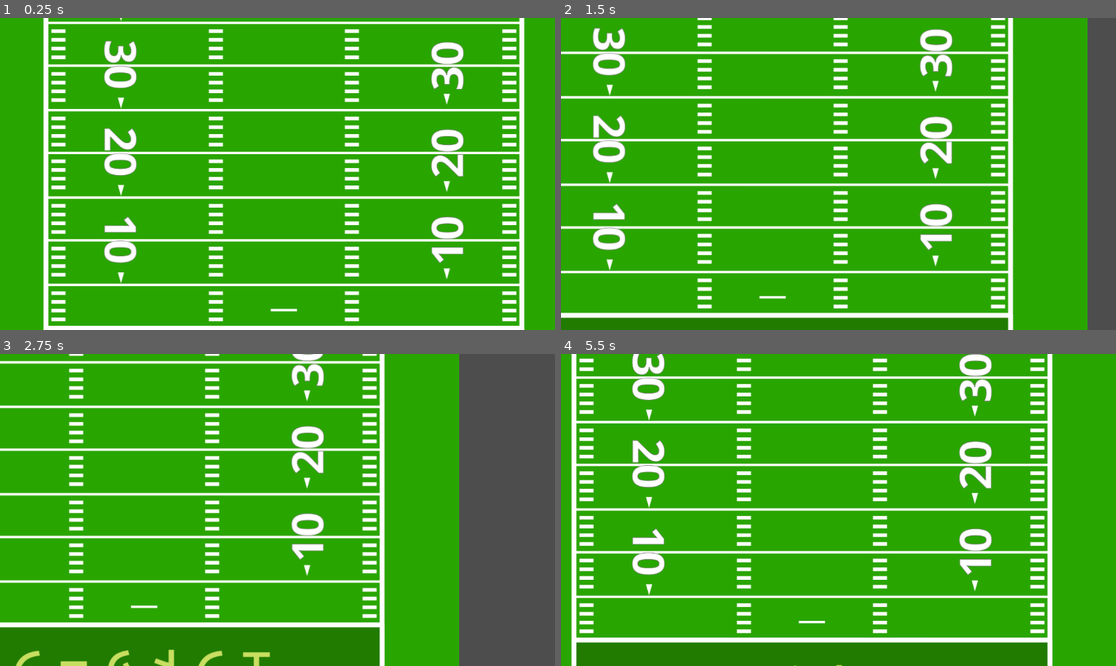
Above: before the commit, frames 1-4 (two rows, left to right).
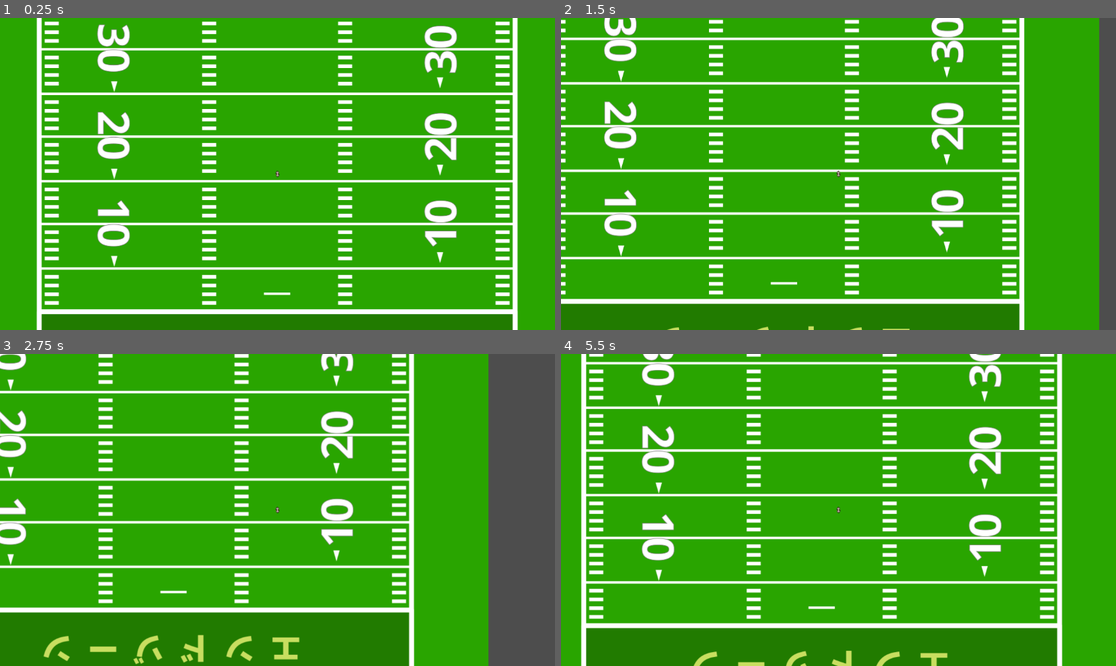
Above: after the commit, the same moments.

Repository: ajn14d/football-game-godot
Game: Godot game, scene res://game_scene.tscn
The game is run twice, just before and just after one commit, with the same random seed, the same clock (stepped at 60 frames per second) and the same inputs.
Inputs:
- Up to frame 1 (0.25 s): no input
- Up to frame 2 (1.5 s): tap Enter at 0.5 s; hold D (move_right) 0.53-1.28 s; hold Shift (sprint) 0.53-1.28 s; hold S (move_down) from 1.28 s (still down); tap Shift (sprint) at 1.35 s
- Up to frame 3 (2.75 s): release S (move_down) at 2.03 s; hold D (move_right) from 2.03 s (still down); hold Shift (sprint) from 2.03 s (still down)
- Up to frame 4 (5.5 s): release D (move_right) at 2.78 s; release Shift (sprint) at 2.78 s; hold W (move_up) 2.78-3.53 s; tap Shift (sprint) at 2.85, 4.35 s; hold Shift (sprint) 3.53-4.28 s; hold A (move_left) 3.53-5.03 s; hold S (move_down) from 5.03 s (still down); hold Shift (sprint) from 5.03 s (still down)

The runs differ from the first frame. In frame 1, 28% of the frame differs, in the area x 6-95%, y 0-100%; in frame 2, 30%; in frame 3, 31%, in the area x 0-88%, y 0-100%; in frame 4, 30%.

Commit message:
Lineman on both sides and Football added
added offensive and defensive lineman with basic block and pursue function. Added football that snaps to QB and attaches to QB

Diff:
--- /dev/null
+++ b/LeftDefensiveTackle.tscn
@@ -0,0 +1,34 @@
+[gd_scene load_steps=4 format=3 uid="uid://14mxj3qrlha2"]
+
+[ext_resource type="Script" path="res://left_defensive_tackle.gd" id="1_gy63w"]
+
+[sub_resource type="CapsuleShape2D" id="CapsuleShape2D_1qlis"]
+radius = 6.0
+
+[sub_resource type="CapsuleShape2D" id="CapsuleShape2D_r2jo6"]
+radius = 8.0
+height = 36.0
+
+[node name="LeftDefensiveTackle" type="RigidBody2D" groups=["DT"]]
+collision_layer = 16
+collision_mask = 257
+gravity_scale = 0.0
+lock_rotation = true
+script = ExtResource("1_gy63w")
+
+[node name="CollisionShape2D" type="CollisionShape2D" parent="." groups=["DT"]]
+modulate = Color(0.424816, 0.459876, 1, 1)
+rotation = 1.5708
+shape = SubResource("CapsuleShape2D_1qlis")
+
+[node name="DetectionArea" type="Area2D" parent="." groups=["DT"]]
+collision_layer = 16
+collision_mask = 257
+
+[node name="CollisionShape2D" type="CollisionShape2D" parent="DetectionArea" groups=["DT"]]
+modulate = Color(1, 1, 1, 0.305882)
+rotation = 1.5708
+shape = SubResource("CapsuleShape2D_r2jo6")
+
+[connection signal="body_entered" from="DetectionArea" to="." method="_on_detection_area_body_entered"]
+[connection signal="body_exited" from="DetectionArea" to="." method="_on_detection_area_body_exited"]
--- /dev/null
+++ b/LeftOffensiveGuard.tscn
@@ -0,0 +1,34 @@
+[gd_scene load_steps=4 format=3 uid="uid://qs64brtbrrnn"]
+
+[ext_resource type="Script" path="res://left_offensive_guard.gd" id="1_lamlj"]
+
+[sub_resource type="CapsuleShape2D" id="CapsuleShape2D_1qlis"]
+radius = 6.0
+
+[sub_resource type="CapsuleShape2D" id="CapsuleShape2D_84mx2"]
+radius = 8.0
+height = 36.0
+
+[node name="LeftOffensiveGuard" type="RigidBody2D" groups=["OG"]]
+collision_layer = 256
+collision_mask = 16
+gravity_scale = 0.0
+lock_rotation = true
+script = ExtResource("1_lamlj")
+
+[node name="CollisionShape2D" type="CollisionShape2D" parent="." groups=["OG"]]
+modulate = Color(0.424816, 0.459876, 1, 1)
+rotation = 1.5708
+shape = SubResource("CapsuleShape2D_1qlis")
+
+[node name="DetectionArea" type="Area2D" parent="." groups=["OG"]]
+collision_layer = 256
+collision_mask = 16
+
+[node name="CollisionShape2D" type="CollisionShape2D" parent="DetectionArea" groups=["OG"]]
+modulate = Color(1, 1, 1, 0.305882)
+rotation = 1.5708
+shape = SubResource("CapsuleShape2D_84mx2")
+
+[connection signal="body_entered" from="DetectionArea" to="." method="_on_detection_area_body_entered"]
+[connection signal="body_exited" from="DetectionArea" to="." method="_on_detection_area_body_exited"]
--- /dev/null
+++ b/RightDefensiveTackle.tscn
@@ -0,0 +1,34 @@
+[gd_scene load_steps=4 format=3 uid="uid://d3di2a3a5tct5"]
+
+[ext_resource type="Script" path="res://right_defensive_tackle.gd" id="1_re4kc"]
+
+[sub_resource type="CapsuleShape2D" id="CapsuleShape2D_1qlis"]
+radius = 6.0
+
+[sub_resource type="CapsuleShape2D" id="CapsuleShape2D_r2jo6"]
+radius = 8.0
+height = 36.0
+
+[node name="RightDefensiveTackle" type="RigidBody2D" groups=["DT"]]
+collision_layer = 16
+collision_mask = 257
+gravity_scale = 0.0
+lock_rotation = true
+script = ExtResource("1_re4kc")
+
+[node name="CollisionShape2D" type="CollisionShape2D" parent="." groups=["DT"]]
+modulate = Color(0.424816, 0.459876, 1, 1)
+rotation = 1.5708
+shape = SubResource("CapsuleShape2D_1qlis")
+
+[node name="DetectionArea" type="Area2D" parent="." groups=["DT"]]
+collision_layer = 16
+collision_mask = 257
+
+[node name="CollisionShape2D" type="CollisionShape2D" parent="DetectionArea" groups=["DT"]]
+modulate = Color(1, 1, 1, 0.305882)
+rotation = 1.5708
+shape = SubResource("CapsuleShape2D_r2jo6")
+
+[connection signal="body_entered" from="DetectionArea" to="." method="_on_detection_area_body_entered"]
+[connection signal="body_exited" from="DetectionArea" to="." method="_on_detection_area_body_exited"]
--- /dev/null
+++ b/RightOffensiveGuard.tscn
@@ -0,0 +1,34 @@
+[gd_scene load_steps=4 format=3 uid="uid://fxc5vr6kjebj"]
+
+[ext_resource type="Script" path="res://right_offensive_guard.gd" id="1_0hs7i"]
+
+[sub_resource type="CapsuleShape2D" id="CapsuleShape2D_1qlis"]
+radius = 6.0
+
+[sub_resource type="CapsuleShape2D" id="CapsuleShape2D_84mx2"]
+radius = 8.0
+height = 36.0
+
+[node name="RightOffensiveGuard" type="RigidBody2D" groups=["OG"]]
+collision_layer = 256
+collision_mask = 16
+gravity_scale = 0.0
+lock_rotation = true
+script = ExtResource("1_0hs7i")
+
+[node name="CollisionShape2D" type="CollisionShape2D" parent="." groups=["OG"]]
+modulate = Color(0.424816, 0.459876, 1, 1)
+rotation = 1.5708
+shape = SubResource("CapsuleShape2D_1qlis")
+
+[node name="DetectionArea" type="Area2D" parent="." groups=["OG"]]
+collision_layer = 256
+collision_mask = 16
+
+[node name="CollisionShape2D" type="CollisionShape2D" parent="DetectionArea" groups=["OG"]]
+modulate = Color(1, 1, 1, 0.305882)
+rotation = 1.5708
+shape = SubResource("CapsuleShape2D_84mx2")
+
+[connection signal="body_entered" from="DetectionArea" to="." method="_on_detection_area_body_entered"]
+[connection signal="body_exited" from="DetectionArea" to="." method="_on_detection_area_body_exited"]
--- /dev/null
+++ b/football.gd
@@ -0,0 +1,27 @@
+extends RigidBody2D
+
+@export var speed: float = 400  # Speed at which the football moves downward
+var is_attached: bool = false  # Indicates if the football is attached to the QB
+@onready var quarterback = get_node("/root/GameScene/Players/Quarterback")
+@export var offset: Vector2 = Vector2(7, 0)  # Offset for the football (to the right of the QB)
+
+func _ready() -> void:
+	# Set the initial velocity to move straight down
+	linear_velocity = Vector2(0, speed)
+
+func _process(delta: float) -> void:
+	# If attached to the QB, update the position of the football to match the QB with the offset
+	if is_attached and quarterback:
+		# Set the football's position relative to the QB's global position
+		# Apply QB's rotation to the offset
+		var rotated_offset = offset.rotated(quarterback.rotation)
+
+		# Set the football's position based on QB's position and the rotated offset
+		position = quarterback.global_position + rotated_offset
+
+func _on_detection_area_body_entered(body: Node2D) -> void:
+	if body.is_in_group("QB"):
+		print("Football attached to QB")
+		is_attached = true  # Set the attachment flag
+		quarterback = body  # Reference the QB node
+		linear_velocity = Vector2.ZERO  # Stop the ball's movement
--- /dev/null
+++ b/football.tscn
@@ -0,0 +1,35 @@
+[gd_scene load_steps=5 format=3 uid="uid://bijo5ficuekdb"]
+
+[ext_resource type="Texture2D" uid="uid://e32ska1fbbkn" path="res://art/football.png" id="1_d1ynf"]
+[ext_resource type="Script" path="res://football.gd" id="1_i3dig"]
+
+[sub_resource type="CapsuleShape2D" id="CapsuleShape2D_q87yi"]
+radius = 3.0
+height = 12.0
+
+[sub_resource type="CapsuleShape2D" id="CapsuleShape2D_t6k8y"]
+radius = 5.0
+height = 16.0
+
+[node name="Football" type="RigidBody2D" groups=["football"]]
+collision_layer = 32768
+script = ExtResource("1_i3dig")
+
+[node name="CollisionShape2D" type="CollisionShape2D" parent="."]
+shape = SubResource("CapsuleShape2D_q87yi")
+
+[node name="Sprite2D" type="Sprite2D" parent="."]
+position = Vector2(-9.53674e-07, -4.76837e-07)
+rotation = 1.5708
+scale = Vector2(0.388889, 0.4375)
+texture = ExtResource("1_d1ynf")
+
+[node name="DetectionArea" type="Area2D" parent="."]
+
+[node name="CollisionShape2D" type="CollisionShape2D" parent="DetectionArea"]
+modulate = Color(1, 1, 1, 0.231373)
+shape = SubResource("CapsuleShape2D_t6k8y")
+
+[node name="Camera2D" type="Camera2D" parent="."]
+
+[connection signal="body_entered" from="DetectionArea" to="." method="_on_detection_area_body_entered"]
--- a/game_scene.tscn
+++ b/game_scene.tscn
@@ -1,7 +1,12 @@
-[gd_scene load_steps=3 format=3 uid="uid://1iu8uo0ds55w"]
+[gd_scene load_steps=8 format=3 uid="uid://1iu8uo0ds55w"]
 
 [ext_resource type="Texture2D" uid="uid://cxdmg43q72fbi" path="res://art/field.png" id="1_l4xoe"]
 [ext_resource type="PackedScene" uid="uid://bt36fs0g4lueb" path="res://quarterback.tscn" id="2_mgcvx"]
+[ext_resource type="PackedScene" uid="uid://bijo5ficuekdb" path="res://football.tscn" id="2_wlkau"]
+[ext_resource type="PackedScene" uid="uid://d3di2a3a5tct5" path="res://RightDefensiveTackle.tscn" id="3_0ieph"]
+[ext_resource type="PackedScene" uid="uid://fxc5vr6kjebj" path="res://RightOffensiveGuard.tscn" id="4_fgsa7"]
+[ext_resource type="PackedScene" uid="uid://qs64brtbrrnn" path="res://LeftOffensiveGuard.tscn" id="5_0u7co"]
+[ext_resource type="PackedScene" uid="uid://14mxj3qrlha2" path="res://LeftDefensiveTackle.tscn" id="6_w1o02"]
 
 [node name="GameScene" type="Node2D"]
 
@@ -10,8 +15,25 @@
 rotation = 1.5708
 texture = ExtResource("1_l4xoe")
 
-[node name="Players" type="Node2D" parent="FieldArt"]
-position = Vector2(200, 0)
+[node name="Football" parent="." instance=ExtResource("2_wlkau")]
+position = Vector2(54, 497)
+gravity_scale = 0.0
 
-[node name="Quarterback" parent="FieldArt/Players" instance=ExtResource("2_mgcvx")]
-position = Vector2(332, -44)
+[node name="Players" type="Node2D" parent="."]
+position = Vector2(-0.000723998, 200)
+rotation = 1.5708
+
+[node name="Quarterback" parent="Players" instance=ExtResource("2_mgcvx")]
+position = Vector2(366, -51)
+
+[node name="RightDefensiveTackle" parent="Players" instance=ExtResource("3_0ieph")]
+position = Vector2(265, -20)
+
+[node name="RightOffensiveTackle" parent="Players" instance=ExtResource("4_fgsa7")]
+position = Vector2(306, -25)
+
+[node name="LeftOffensiveGuard" parent="Players" instance=ExtResource("5_0u7co")]
+position = Vector2(306, -79.0018)
+
+[node name="LeftDefensiveTackle" parent="Players" instance=ExtResource("6_w1o02")]
+position = Vector2(267, -85.0017)
--- /dev/null
+++ b/left_defensive_tackle.gd
@@ -0,0 +1,69 @@
+extends RigidBody2D
+
+@export var speed = 40  # Speed at which the tackle chases the QB
+
+# Reference to the QB node
+var quarterback: Node2D
+
+# Flag to stop pursuing the QB
+var is_blocked = false
+
+# Timer node to handle the break block attempts
+var block_timer: Timer
+
+func _ready():
+	# Find the quarterback node in the scene
+	quarterback = get_parent().get_node("Quarterback")
+
+	# Create and configure the Timer node
+	block_timer = Timer.new()
+	block_timer.wait_time = 1.0  # 1 second interval
+	block_timer.one_shot = false  # Keep repeating until manually stopped
+	add_child(block_timer)
+	block_timer.connect("timeout", Callable(self, "_on_try_break_block"))
+
+func _physics_process(delta):
+	if not quarterback:
+		return  # No QB found; do nothing
+
+	# Only call pursue if RDT is not blocked
+	if not is_blocked:
+		pursue()
+
+# Function to move the RDT towards the QB
+func pursue():
+	# Calculate direction to the QB
+	var direction_to_qb = (quarterback.global_position - global_position).normalized()
+
+	# Set the RDT's velocity directly
+	linear_velocity = direction_to_qb * speed
+
+# Function to stop movement (called during a block)
+func blocked():
+	# Stop all movement
+	linear_velocity = Vector2.ZERO
+	is_blocked = true  # Set the flag to indicate the block
+	block_timer.start()  # Start the timer to attempt breaking the block
+
+# Function to handle detection event when OG enters the area
+func _on_detection_area_body_entered(body: Node2D) -> void:
+	if body.is_in_group("OG"):
+		#print("OG detected")
+		blocked()  # Stop movement when OG is detected
+
+# Function to handle detection event when OG exits the area
+func _on_detection_area_body_exited(body: Node2D) -> void:
+	if body.is_in_group("OG"):
+		#print("OG exited, resuming pursuit")
+		is_blocked = false  # Reset the flag to allow pursuit again
+		block_timer.stop()  # Stop the timer when no longer blocked
+
+# Function to attempt breaking the block
+func _on_try_break_block():
+	var chance = randi() % 100  # Random number between 0 and 99
+	if chance < 50:  # 50% chance to break the block
+		print("Block broken!")
+		is_blocked = false  # Allow movement again
+		block_timer.stop()  # Stop the timer
+	else:
+		print("Block held, retrying...")
--- /dev/null
+++ b/left_offensive_guard.gd
@@ -0,0 +1,48 @@
+extends RigidBody2D
+
+@export var speed = 30  # Speed at which the tackle chases the QB
+
+# Reference to the RDT node
+var rdt: Node2D
+
+# Flag to stop pursuing the RDT
+var is_blocked = false
+
+func _ready():
+	# Find the RDT node in the scene
+	rdt = get_parent().get_node("LeftDefensiveTackle")
+
+func _physics_process(delta):
+	if not rdt:
+		return  # No QB found; do nothing
+
+	# Only call pursue if RDT is not blocked
+	if not is_blocked:
+		engage()
+
+# Function to move the RDT towards the QB
+func engage():
+	# Calculate direction to the QB
+	var direction_to_rdt = (rdt.global_position - global_position).normalized()
+
+	# Set the RDT's velocity directly
+	linear_velocity = direction_to_rdt * speed
+	#print("enagage")
+
+# Function to stop movement (called during a block)
+func block():
+	# Stop all movement
+	linear_velocity = Vector2.ZERO
+	is_blocked = true  # Set the flag to indicate the block
+
+# Function to handle detection event when OT enters the area
+func _on_detection_area_body_entered(body: Node2D) -> void:
+	if body.is_in_group("DT"):
+		#print("DT detected")
+		block()  # Stop movement when ROT is detected
+
+# Function to handle detection event when OT exits the area
+func _on_detection_area_body_exited(body: Node2D) -> void:
+	if body.is_in_group("DT"):
+		#print("DT exited, resuming engage")
+		is_blocked = false  # Reset the flag to allow pursuit again
--- a/project.godot
+++ b/project.godot
@@ -14,6 +14,14 @@
 run/main_scene="res://game_scene.tscn"
 config/features=PackedStringArray("4.3", "Forward Plus")
 config/icon="res://art/icon.svg"
+
+[global_group]
+
+QB=""
+DT=""
+OT=""
+OG=""
+football=""
 
 [input]
 
@@ -46,3 +54,13 @@
 "events": [Object(InputEventKey,"resource_local_to_scene":false,"resource_name":"","device":-1,"window_id":0,"alt_press …(195 unchanged characters)…
 ]
 }
+
+[layer_names]
+
+2d_physics/layer_1="QB"
+2d_physics/layer_2="RB"
+2d_physics/layer_3="WR"
+2d_physics/layer_4="OT"
+2d_physics/layer_5="DT"
+2d_physics/layer_9="OG"
+2d_physics/layer_16="football"
--- a/quarterback.gd
+++ b/quarterback.gd
@@ -1,7 +1,7 @@
 extends CharacterBody2D
 
 @export var speed = 100  # Normal movement speed
-@export var sprint_speed = 200  # Sprint speed
+@export var sprint_speed = 150  # Sprint speed
 @export var max_stamina = 100  # Maximum stamina
 @export var stamina_depletion_rate = 40  # Stamina drained per second
 
@@ -33,7 +33,7 @@
 	move_and_slide()
 
 	# Debug stamina (optional)
-	print("Stamina:", current_stamina)
+	#print("Stamina:", current_stamina)
 
 # Reset stamina for a new play
 func reset_stamina():
--- a/quarterback.tscn
+++ b/quarterback.tscn
@@ -1,11 +1,15 @@
-[gd_scene load_steps=3 format=3 uid="uid://bt36fs0g4lueb"]
+[gd_scene load_steps=4 format=3 uid="uid://bt36fs0g4lueb"]
 
 [ext_resource type="Script" path="res://quarterback.gd" id="1_ku823"]
 
 [sub_resource type="CapsuleShape2D" id="CapsuleShape2D_1qlis"]
 radius = 6.0
 
-[node name="Quarterback" type="CharacterBody2D"]
+[sub_resource type="CapsuleShape2D" id="CapsuleShape2D_awt21"]
+radius = 8.0
+height = 34.0
+
+[node name="Quarterback" type="CharacterBody2D" groups=["QB"]]
 script = ExtResource("1_ku823")
 
 [node name="CollisionShape2D" type="CollisionShape2D" parent="."]
@@ -13,4 +17,10 @@
 rotation = 1.5708
 shape = SubResource("CapsuleShape2D_1qlis")
 
-[node name="Camera2D" type="Camera2D" parent="."]
+[node name="DetectionArea" type="Area2D" parent="."]
+collision_mask = 32784
+
+[node name="CollisionShape2D" type="CollisionShape2D" parent="DetectionArea"]
+modulate = Color(1, 1, 1, 0.309804)
+rotation = 1.5708
+shape = SubResource("CapsuleShape2D_awt21")
--- /dev/null
+++ b/right_defensive_tackle.gd
@@ -0,0 +1,69 @@
+extends RigidBody2D
+
+@export var speed = 40  # Speed at which the tackle chases the QB
+
+# Reference to the QB node
+var quarterback: Node2D
+
+# Flag to stop pursuing the QB
+var is_blocked = false
+
+# Timer node to handle the break block attempts
+var block_timer: Timer
+
+func _ready():
+	# Find the quarterback node in the scene
+	quarterback = get_parent().get_node("Quarterback")
+
+	# Create and configure the Timer node
+	block_timer = Timer.new()
+	block_timer.wait_time = 1.0  # 1 second interval
+	block_timer.one_shot = false  # Keep repeating until manually stopped
+	add_child(block_timer)
+	block_timer.connect("timeout", Callable(self, "_on_try_break_block"))
+
+func _physics_process(delta):
+	if not quarterback:
+		return  # No QB found; do nothing
+
+	# Only call pursue if RDT is not blocked
+	if not is_blocked:
+		pursue()
+
+# Function to move the RDT towards the QB
+func pursue():
+	# Calculate direction to the QB
+	var direction_to_qb = (quarterback.global_position - global_position).normalized()
+
+	# Set the RDT's velocity directly
+	linear_velocity = direction_to_qb * speed
+
+# Function to stop movement (called during a block)
+func blocked():
+	# Stop all movement
+	linear_velocity = Vector2.ZERO
+	is_blocked = true  # Set the flag to indicate the block
+	block_timer.start()  # Start the timer to attempt breaking the block
+
+# Function to handle detection event when OG enters the area
+func _on_detection_area_body_entered(body: Node2D) -> void:
+	if body.is_in_group("OG"):
+		#print("OG detected")
+		blocked()  # Stop movement when OG is detected
+
+# Function to handle detection event when OG exits the area
+func _on_detection_area_body_exited(body: Node2D) -> void:
+	if body.is_in_group("OG"):
+		#print("OG exited, resuming pursuit")
+		is_blocked = false  # Reset the flag to allow pursuit again
+		block_timer.stop()  # Stop the timer when no longer blocked
+
+# Function to attempt breaking the block
+func _on_try_break_block():
+	var chance = randi() % 100  # Random number between 0 and 99
+	if chance < 50:  # 50% chance to break the block
+		print("Block broken!")
+		is_blocked = false  # Allow movement again
+		block_timer.stop()  # Stop the timer
+	else:
+		print("Block held, retrying...")
--- /dev/null
+++ b/right_offensive_guard.gd
@@ -0,0 +1,48 @@
+extends RigidBody2D
+
+@export var speed = 30  # Speed at which the tackle chases the QB
+
+# Reference to the RDT node
+var rdt: Node2D
+
+# Flag to stop pursuing the RDT
+var is_blocked = false
+
+func _ready():
+	# Find the RDT node in the scene
+	rdt = get_parent().get_node("RightDefensiveTackle")
+
+func _physics_process(delta):
+	if not rdt:
+		return  # No QB found; do nothing
+
+	# Only call pursue if RDT is not blocked
+	if not is_blocked:
+		engage()
+
+# Function to move the RDT towards the QB
+func engage():
+	# Calculate direction to the QB
+	var direction_to_rdt = (rdt.global_position - global_position).normalized()
+
+	# Set the RDT's velocity directly
+	linear_velocity = direction_to_rdt * speed
+	#print("enagage")
+
+# Function to stop movement (called during a block)
+func block():
+	# Stop all movement
+	linear_velocity = Vector2.ZERO
+	is_blocked = true  # Set the flag to indicate the block
+
+# Function to handle detection event when OT enters the area
+func _on_detection_area_body_entered(body: Node2D) -> void:
+	if body.is_in_group("DT"):
+		#print("DT detected")
+		block()  # Stop movement when ROT is detected
+
+# Function to handle detection event when OT exits the area
+func _on_detection_area_body_exited(body: Node2D) -> void:
+	if body.is_in_group("DT"):
+		#print("DT exited, resuming engage")
+		is_blocked = false  # Reset the flag to allow pursuit again
Binary file added: art/football.png
Not shown, added: art/football.png.import
